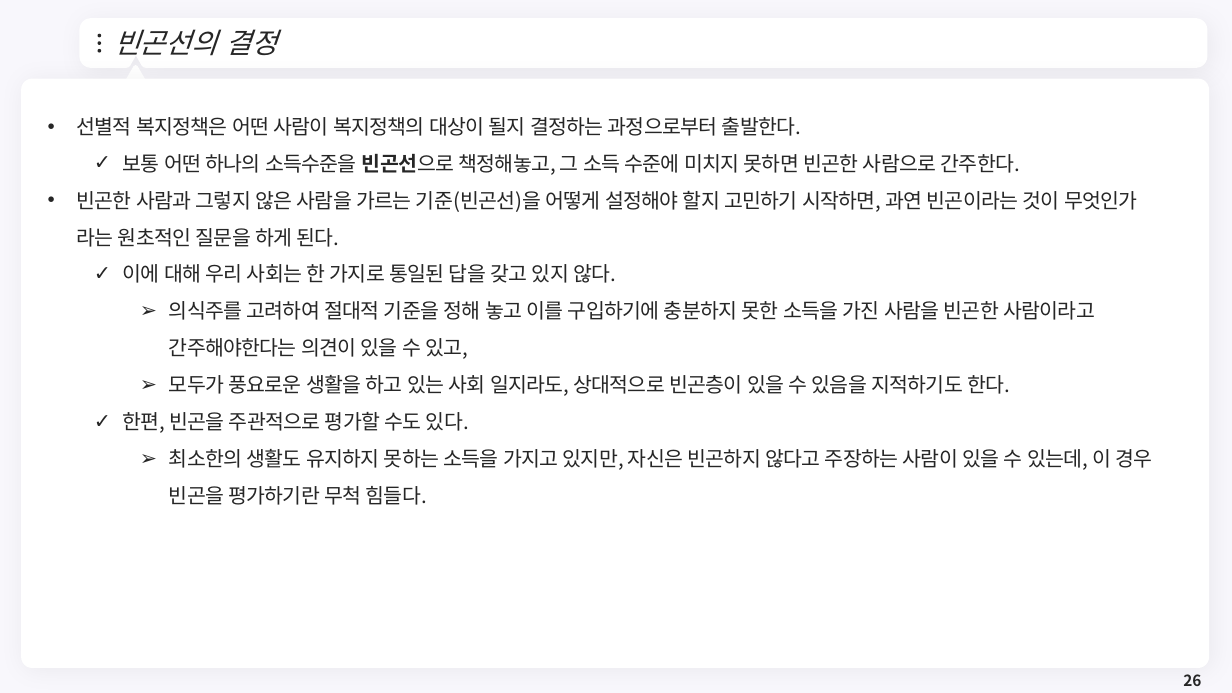
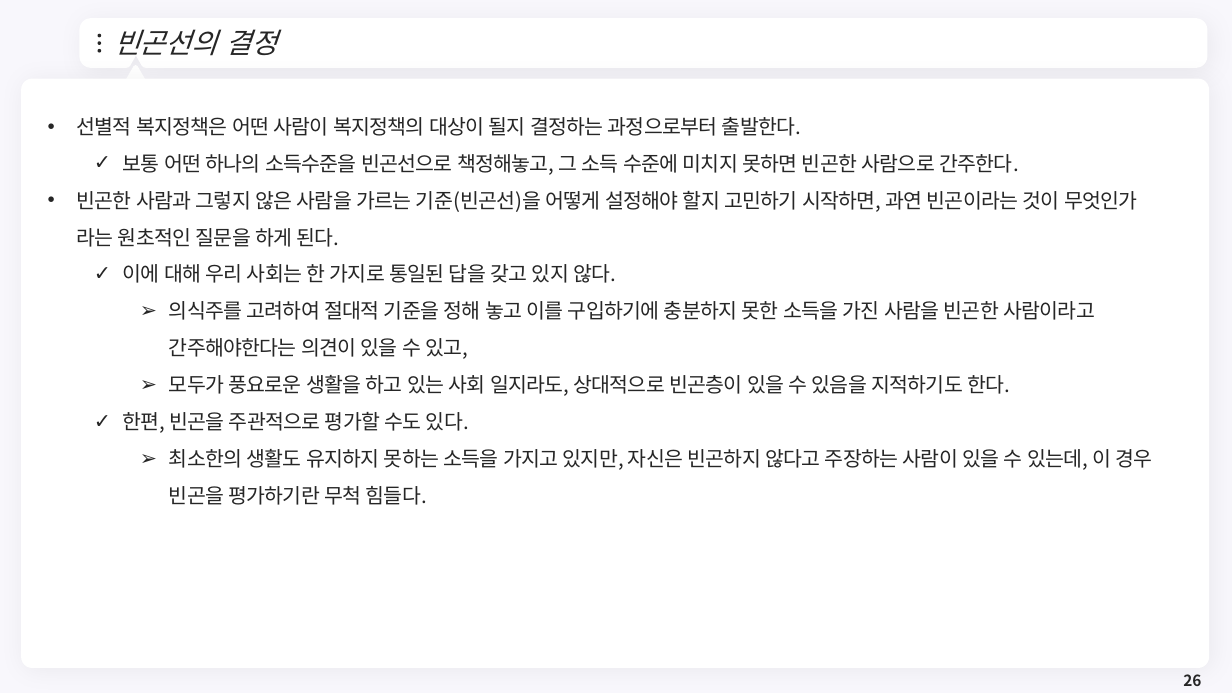
Before and after one commit to meandthey/Teaching, a slide deck: slide 26 of 재정학/01_Lectures/재정학_Chapter_9.pptx. Drawn at 1232x693 pixels with LibreOffice and Linux fonts; fonts in the diff are those of the drawing; background and template pictures are left out. Boxes give left, top, right and bottom in pixels: in the first picture for what was removed or moved away, otherwise in the second. Text is boxed around its words. In the diff, an @@ line names an element or a change of style, - is before the commit and + after.

```diff
--- a/재정학/01_Lectures/재정학_Chapter_9.pptx
+++ b/재정학/01_Lectures/재정학_Chapter_9.pptx
@@ text at (123,154,1018,175): bold off in "빈곤선으로" @@
```
Also in this commit, not shown: 1 other slide changed, 25 other files.
